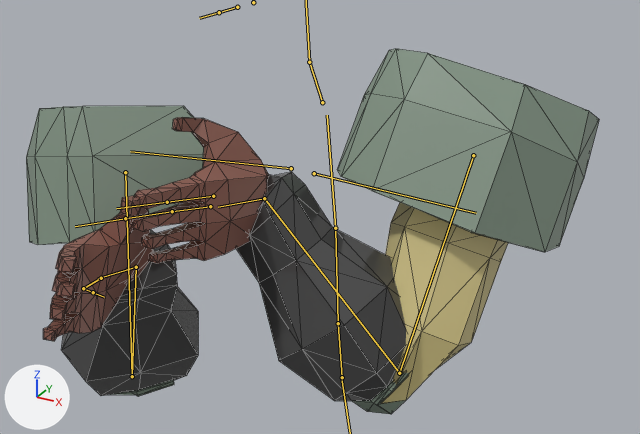
Two versions of the FBX model Assets/Model/gunFighterFPS.fbx, one commit apart.
Camera for both pictures: a camera (50 mm lens) standing at (0.378, -0.698, 1.286) and looking at (0.051, -0.104, 0.989). Every picture has the same lights, and +X, +Y and +Z are marked at lower left. Both versions are drawn at frame 141 of the action 'Fiter.001|hModel_.006'; the numbers are the values there. The bones that bend it are drawn over the model as lines. Mesh edges are drawn as thin lines.

In view in the first picture: 'MeshDown.001'.
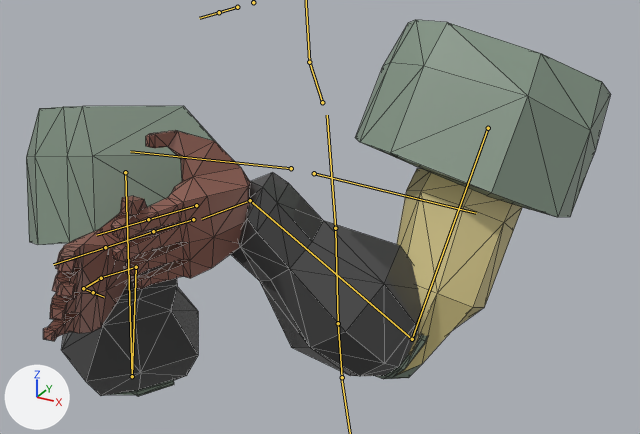
Scene script edits in JSON lines:
```json
{"block": "bone_upper_arm_r", "where": "bone_upper_arm_r = bpy.data.objects['Fiter.001'].pose.bones['upper_arm.R']  # child of 'shoulder.R'"}
{"op": "set", "path": "bone_upper_arm_r.location", "old": "(0.062, -0.016, -0.019)", "new": "(0.064, -0.029, -0.051)"}
{"op": "set", "path": "bone_upper_arm_r.rotation_quaternion", "old": "(0.783, 0.508, -0.127, 0.335)", "new": "(0.787, 0.518, -0.114, 0.315)", "note": "degrees (58, -33, 28) -> degrees (60, -30, 26)"}
{"block": "bone_forearm_r", "where": "bone_forearm_r = bpy.data.objects['Fiter.001'].pose.bones['forearm.R']  # child of 'upper_arm.R'"}
{"op": "set", "path": "bone_forearm_r.rotation_quaternion", "old": "(0.411, 0.782, 0.271, 0.382)", "new": "(0.4, 0.695, 0.443, 0.401)", "note": "degrees (114, -22, 53) -> degrees (111, -12, 73)"}
{"block": "bone_hand_r", "where": "bone_hand_r = bpy.data.objects['Fiter.001'].pose.bones['hand.R']  # child of 'forearm.R'"}
{"op": "set", "path": "bone_hand_r.rotation_quaternion", "old": "(0.728, -0.169, -0.429, -0.507)", "new": "(0.735, -0.117, -0.485, -0.46)", "note": "degrees (18, -53, -79) -> degrees (29, -55, -79)"}
```

Pixel boxes (x1, y1, x2, y2) of what changed, in the pictures (640 x 434 px):
```json
{"object": "MeshDown.001", "change": "posed", "before": [26, 49, 599, 414], "after": [26, 20, 611, 396]}
{"bone": "upper_arm.R", "before": "(473, 155) to (399, 373)", "after": "(488, 128) to (412, 339)"}
{"bone": "forearm.R", "before": "(399, 373) to (264, 198)", "after": "(412, 339) to (250, 200)"}
{"bone": "hand.R", "before": "(264, 198) to (218, 207)", "after": "(250, 200) to (201, 219)"}
```
